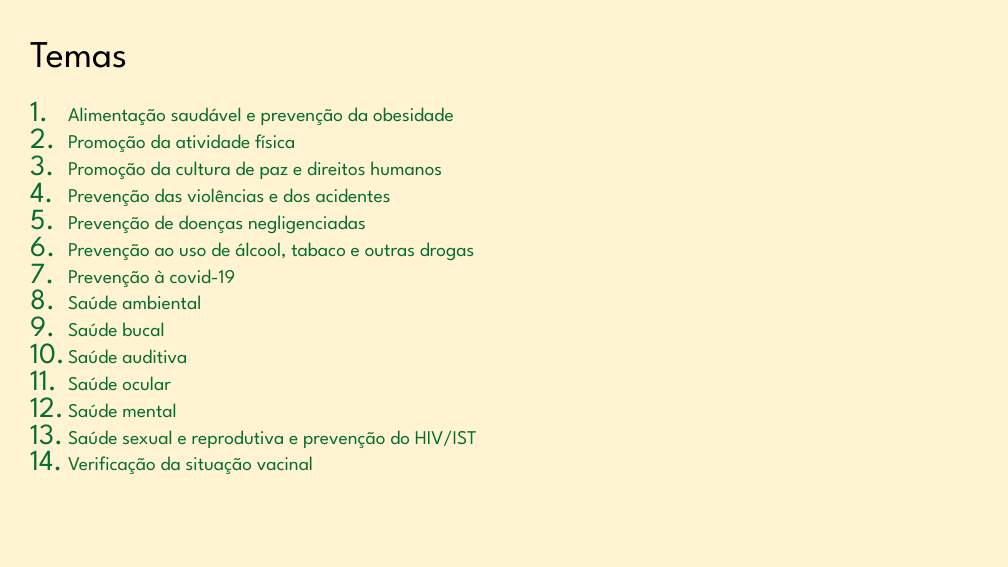
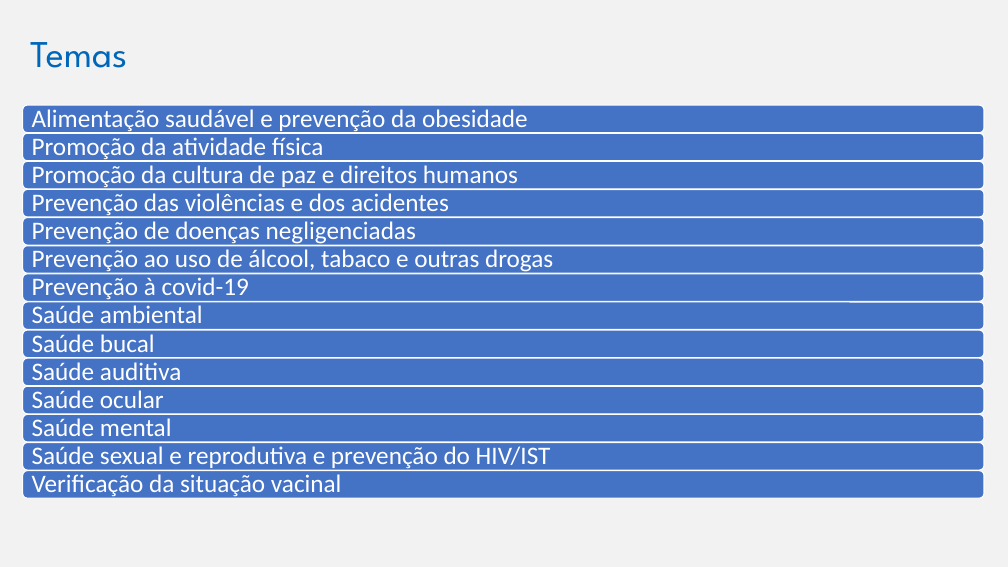
Before and after one commit to marfontenele2/MeusCursos, a slide deck: slide 9 of PSE.pptx (slide 4 before the commit). Drawn at 1008x567 pixels with LibreOffice and Linux fonts; fonts in the diff are those of the drawing; background and template pictures are left out. Boxes give left, top, right and bottom in pixels: in the first picture for what was removed or moved away, otherwise in the second. Text is boxed around its words. In the diff, an @@ line names an element or a change of style, - is before the commit and + after.

```diff
--- a/PSE.pptx
+++ b/PSE.pptx
@@ background #FFC000 at 18% opacity to #F2F2F2 @@
@@ title "Temas" at box(30, 42, 127, 68): text colour #000000 to #0066B9 @@
@@ text removed at box(68, 107, 477, 474) @@
-1. Alimentação saudável e prevenção da obesidade
-2. Promoção da atividade física
-3. Promoção da cultura de paz e direitos humanos
-4. Prevenção das violências e dos acidentes
-5. Prevenção de doenças negligenciadas
-6. Prevenção ao uso de álcool, tabaco e outras drogas
-7. Prevenção à covid-19
-8. Saúde ambiental
-9. Saúde bucal
-10. Saúde auditiva
-11. Saúde ocular
-12. Saúde mental
-13. Saúde sexual e reprodutiva e prevenção do HIV/IST
-14. Verificação da situação vacinal
@@ group added at box(23, 105, 985, 499): 14 rounded rectangles, 14 texts @@
+Alimentação saudável e prevenção da obesidade
+Promoção da atividade física
+Promoção da cultura de paz e direitos humanos
+Prevenção das violências e dos acidentes
+Prevenção de doenças negligenciadas
+Prevenção ao uso de álcool, tabaco e outras drogas
+Prevenção à covid-19
+Saúde ambiental
+Saúde bucal
+Saúde auditiva
+Saúde ocular
+Saúde mental
+Saúde sexual e reprodutiva e prevenção do HIV/IST
+Verificação da situação vacinal
```
Also in this commit, not shown: 20 other slides changed, 2 slides added, 1 slide removed, 1 other file.
